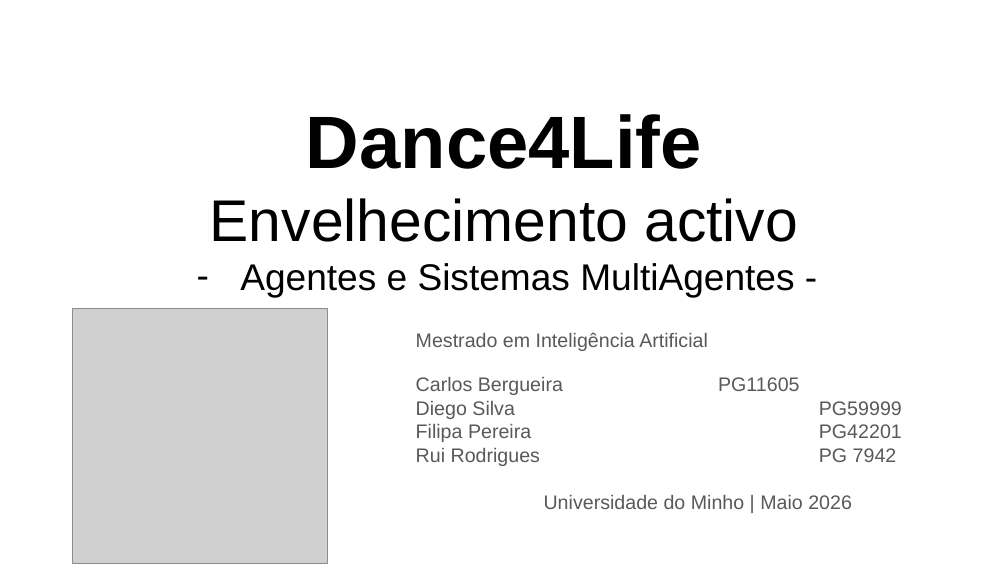
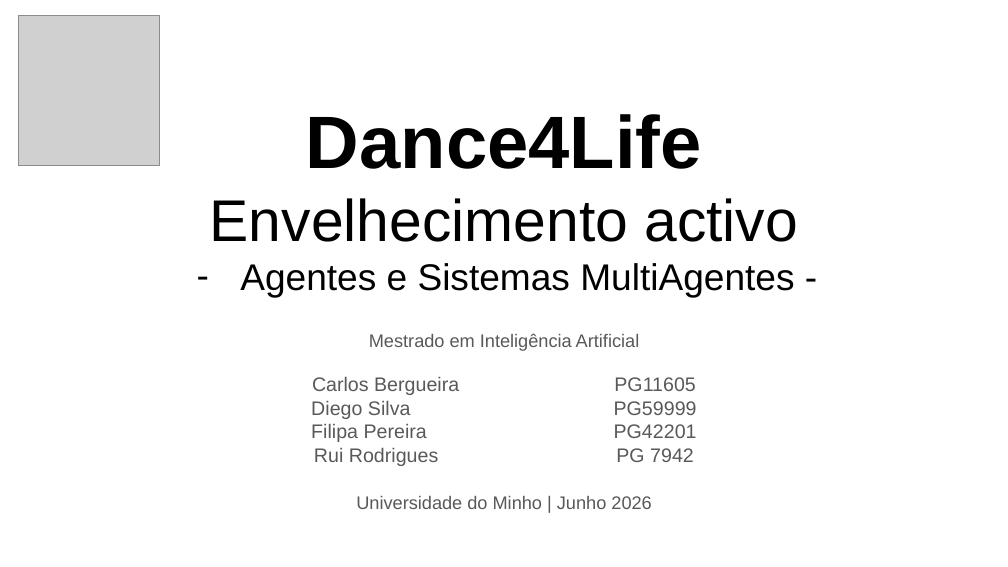
Before and after one commit to MIA-CDFR/SAASMRL, a slide deck: slide 1 of Relatórios/ASMA/PPT/PPT_ASMA _v1.pptx. Drawn at 1008x567 pixels with LibreOffice and Linux fonts; fonts in the diff are those of the drawing; grey boxes stand for pictures. Boxes give left, top, right and bottom in pixels: in the first picture for what was removed or moved away, otherwise in the second. Text is boxed around its words. In the diff, an @@ line names an element or a change of style, - is before the commit and + after.

```diff
--- a/Relatórios/ASMA/PPT/PPT_ASMA _v1.pptx
+++ b/Relatórios/ASMA/PPT/PPT_ASMA _v1.pptx
@@ picture: place and size @@
-picture at (73, 308, 328, 563)
+picture at (18, 15, 159, 165)
@@ subtitle "Mestrado em Inteligência Artificial": place and size @@
-subtitle "Mestrado em Inteligência Artificial" at (416, 332, 708, 351)
+subtitle "Mestrado em Inteligência Artificial" at (369, 333, 640, 351)
@@ subtitle "Mestrado em Inteligência Artificial" at (369, 333, 640, 351): size 14 to 12.9 pt; alignment left to centre; line spacing 0.8 to 0.9 @@
@@ subtitle "Carlos Bergueira PG11605": place and size @@
-subtitle "Carlos Bergueira PG11605" at (416, 377, 897, 466)
+subtitle "Carlos Bergueira PG11605" at (311, 377, 694, 466)
@@ subtitle "Carlos Bergueira PG11605" at (311, 377, 694, 466): alignment left to centre @@
@@ subtitle at (356, 496, 651, 509): text changed; size 14 to 12.9 pt @@
-Universidade do Minho | Maio 2026
+Universidade do Minho | Junho 2026
```
Also in this commit, not shown: 4 other files.
